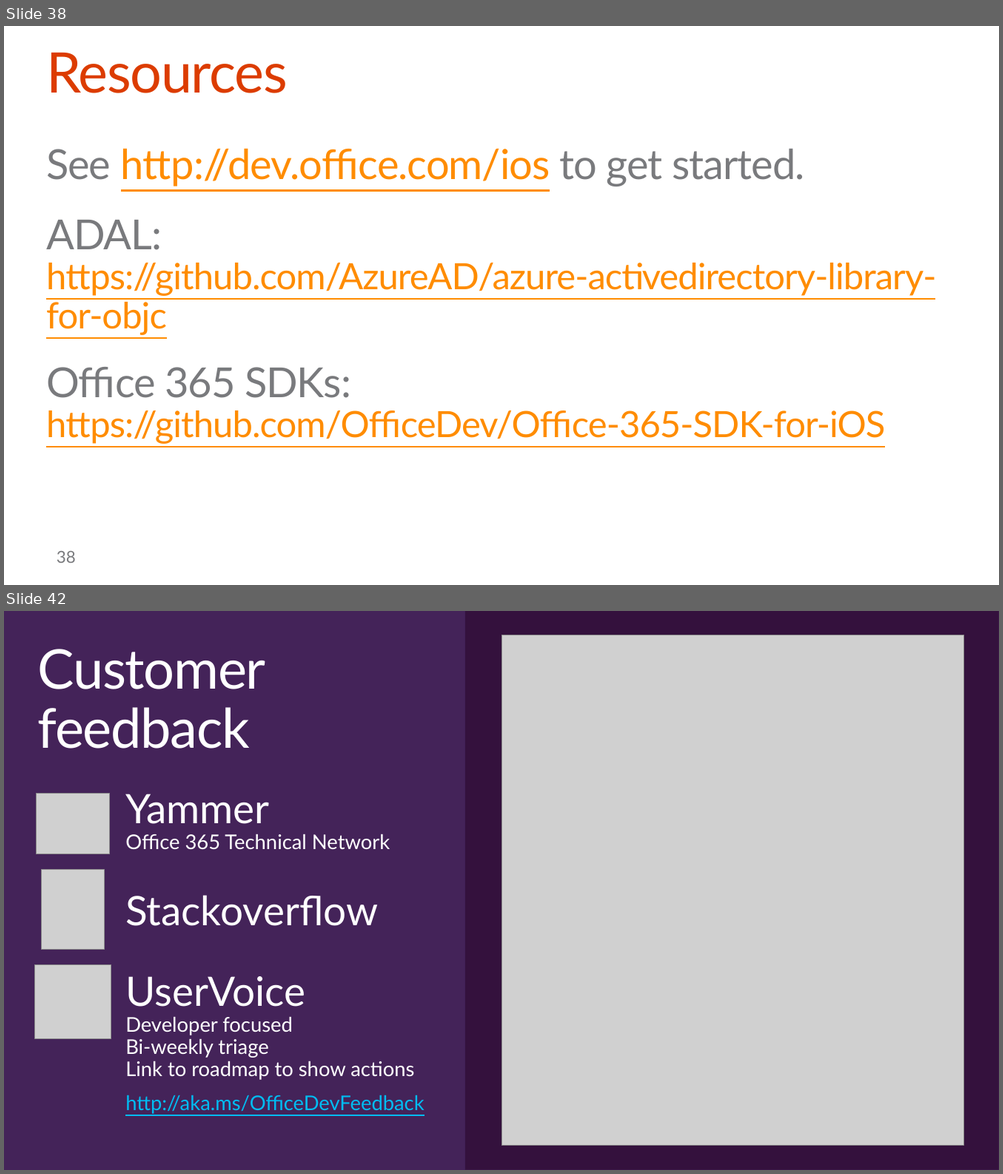
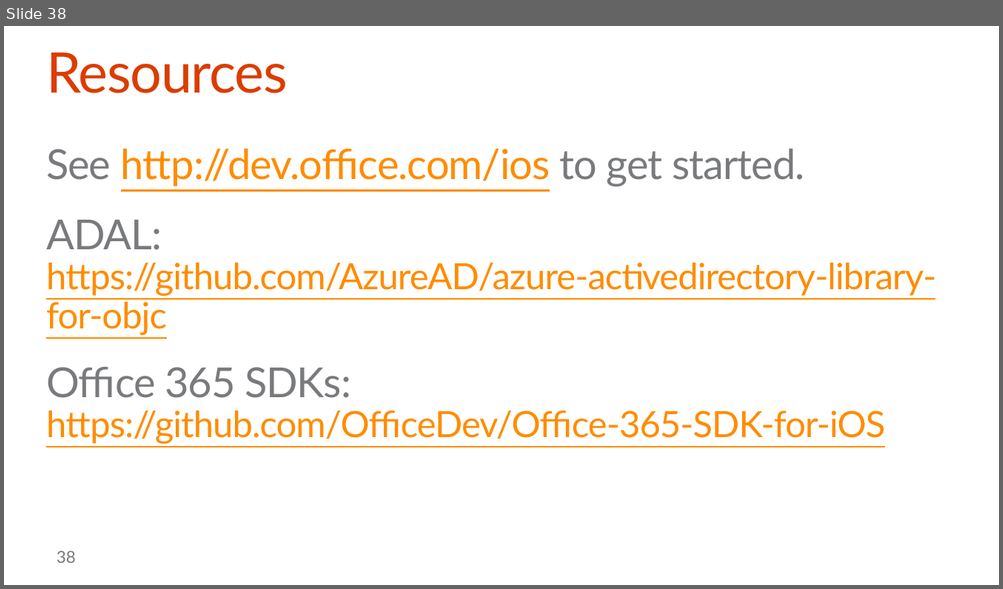
Before and after one commit to OfficeDev/TrainingContent, a slide deck: O3654/O3654-5 Native iOS Development with Office 365 APIs/O3654-5 Deep dive into native iOS Development with Office 365 APIs.PPTX. Shown one above the other, each under a label of ours: slides 38 and 42 before the commit, slide 38 after it; the slides between them are not shown. The pictures are 1003x1174 and 1003x589 pixels, drawn with LibreOffice and Linux fonts; fonts in the diff are those of the drawing; grey boxes stand for pictures; background and template pictures are left out. Boxes give left, top, right and bottom in pixels: in the first picture for what was removed or moved away, otherwise in the second. Text is boxed around its words. In the diff, an @@ line names an element or a change of style, - is before the commit and + after.

```diff
--- a/O3654/O3654-5 Native iOS Development with Office 365 APIs/O3654-5 Deep dive into native iOS Development with Office 365 APIs.PPTX
+++ b/O3654/O3654-5 Native iOS Development with Office 365 APIs/O3654-5 Deep dive into native iOS Development with Office 365 APIs.PPTX
@@ slide 42 removed at [4,611,999,1170], background #442359 @@
@@ rectangle removed at [4,611,464,1170] @@
@@ rectangle removed at [465,611,999,1170] @@
@@ title removed at [38,649,266,749] @@
-Customer
-feedback
@@ picture removed at [502,635,964,1146] @@
@@ picture removed at [36,793,109,854] @@
@@ text removed at [125,794,424,1114] @@
-Yammer
-Office 365 Technical Network
-Stackoverflow
-UserVoice
-Developer focused
-Bi-weekly triage
-Link to roadmap to show actions
-http://aka.ms/OfficeDevFeedback
@@ picture removed at [41,870,104,950] @@
@@ picture removed at [34,965,111,1039] @@
```
Also in this commit, not shown: 3 slides added, 4 other slides removed, 5 other files.
